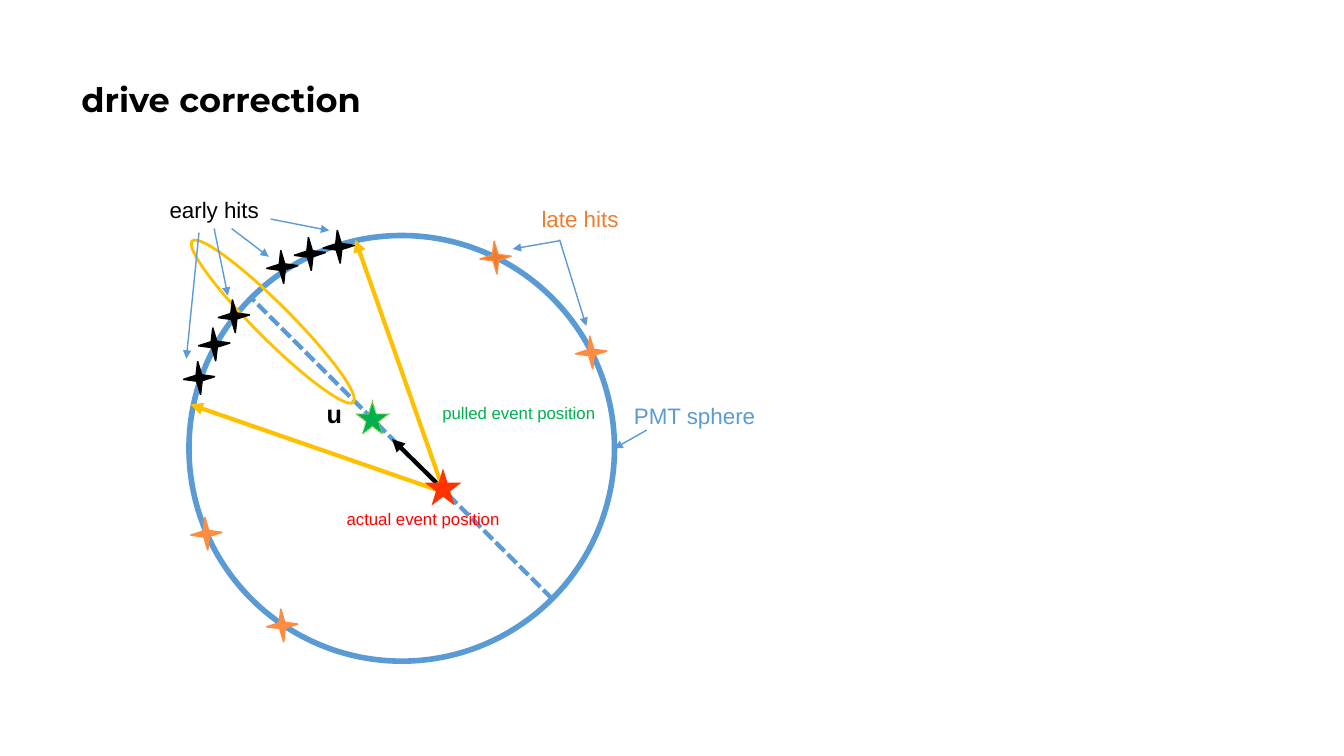
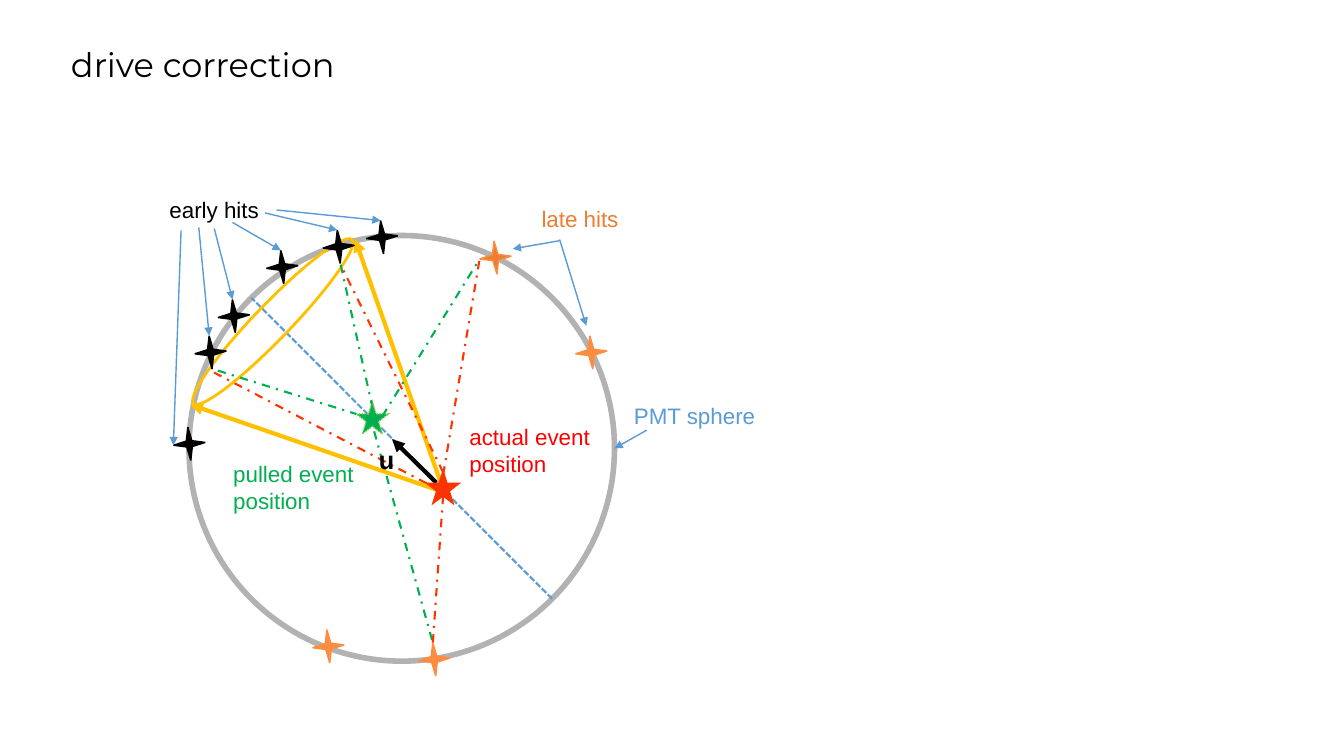
Before and after one commit to jhualberta/thesis, a slide deck: slide 7 of thesisPlots1.ppt. Drawn at 1344x756 pixels with LibreOffice and Linux fonts; fonts in the diff are those of the drawing. Boxes give left, top, right and bottom in pixels: in the first picture for what was removed or moved away, otherwise in the second. Text is boxed around its words. In the diff, an @@ line names an element or a change of style, - is before the commit and + after.

```diff
--- a/thesisPlots1.ppt
+++ b/thesisPlots1.ppt
@@ title "drive correction": place and size @@
-title "drive correction" at <box>81,85,360,113</box>
+title "drive correction" at <box>71,52,335,77</box>
@@ title "drive correction" at <box>71,52,335,77</box>: bold off @@
@@ ellipse at <box>181,227,365,415</box>: rotation 315 to 134 degrees @@
@@ ellipse at <box>189,236,615,661</box>: outline #5B9BD5 4 pt to #B2B2B2 4 pt @@
@@ arrow moved from (198, 233) - (186, 359) to (198, 228) - (210, 335) @@
@@ arrow moved from (214, 229) - (228, 295) to (215, 229) - (233, 299) @@
@@ arrow moved from (232, 229) - (269, 257) to (233, 223) - (281, 250) @@
@@ arrow moved from (271, 219) - (329, 231) to (265, 213) - (338, 230) @@
@@ freeform shape: place and size @@
-freeform shape at <box>293,235,328,271</box>
+freeform shape at <box>364,219,399,255</box>
@@ group added at <box>173,210,480,643</box>: 8 lines, 2 arrows @@
@@ line (552, 598) - (251, 297): stroke #5B9BD5 3 pt dashed to #5B9BD5 1.5 pt dashed @@
@@ freeform shape: place and size @@
-freeform shape at <box>197,326,232,362</box>
+freeform shape at <box>193,334,228,370</box>
@@ outline redrawn in 5 elements at <box>426,471,459,504</box>, <box>356,401,388,433</box>, <box>265,249,300,284</box>, <box>216,298,251,334</box>, <box>574,334,609,370</box> @@
@@ text "actual event position": place and size @@
-text "actual event position" at <box>347,511,500,529</box>
+text "actual event position" at <box>469,428,590,477</box>
@@ text "actual event position" at <box>469,428,590,477</box>: size 12 to 16 pt @@
@@ freeform shape: place and size @@
-freeform shape at <box>182,359,217,395</box>
+freeform shape at <box>172,426,207,462</box>
@@ text "u" rewrapped from <box>327,409,342,424</box> to <box>379,449,394,475</box> @@
@@ text "pulled event position" at <box>233,465,354,514</box>: size 12 to 16 pt @@
@@ text "pulled event position": place and size @@
-text "pulled event position" at <box>442,407,595,423</box>
+text "pulled event position" at <box>233,465,354,514</box>
@@ freeform shape: place and size @@
-freeform shape at <box>265,607,300,643</box>
+freeform shape at <box>311,628,346,664</box>
@@ freeform shape: place and size @@
-freeform shape at <box>189,516,224,551</box>
+freeform shape at <box>417,640,452,676</box>
```
Also in this commit, not shown: 1 other slide changed, 1 slide added, 1 slide removed, 14 other files.
